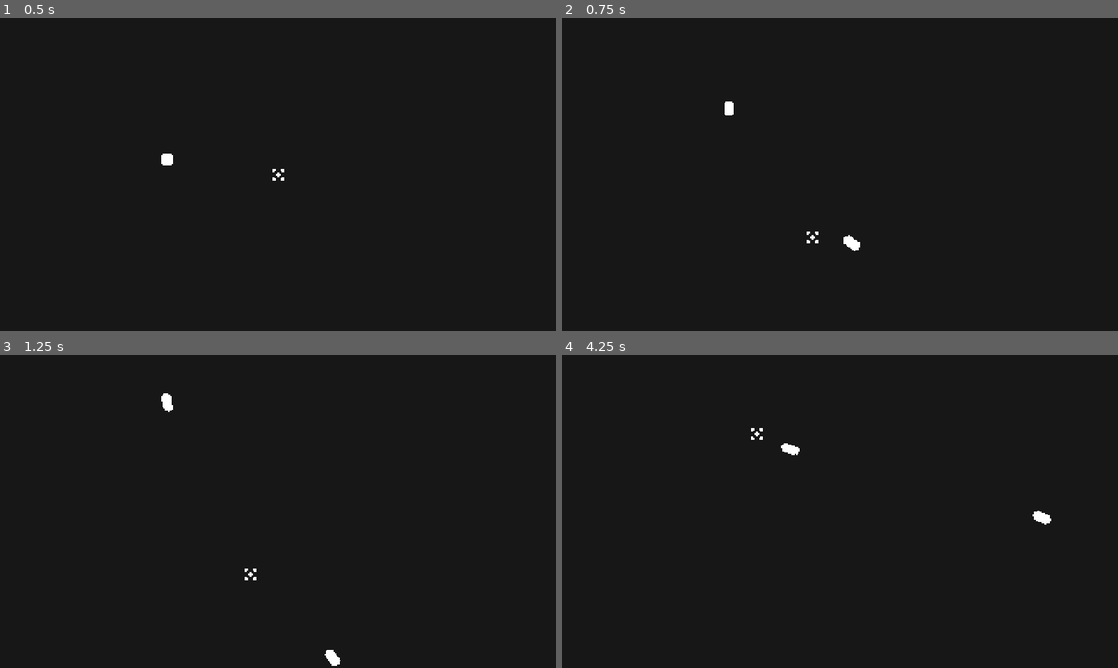
Above: before the commit, frames 1-4 (two rows, left to right).
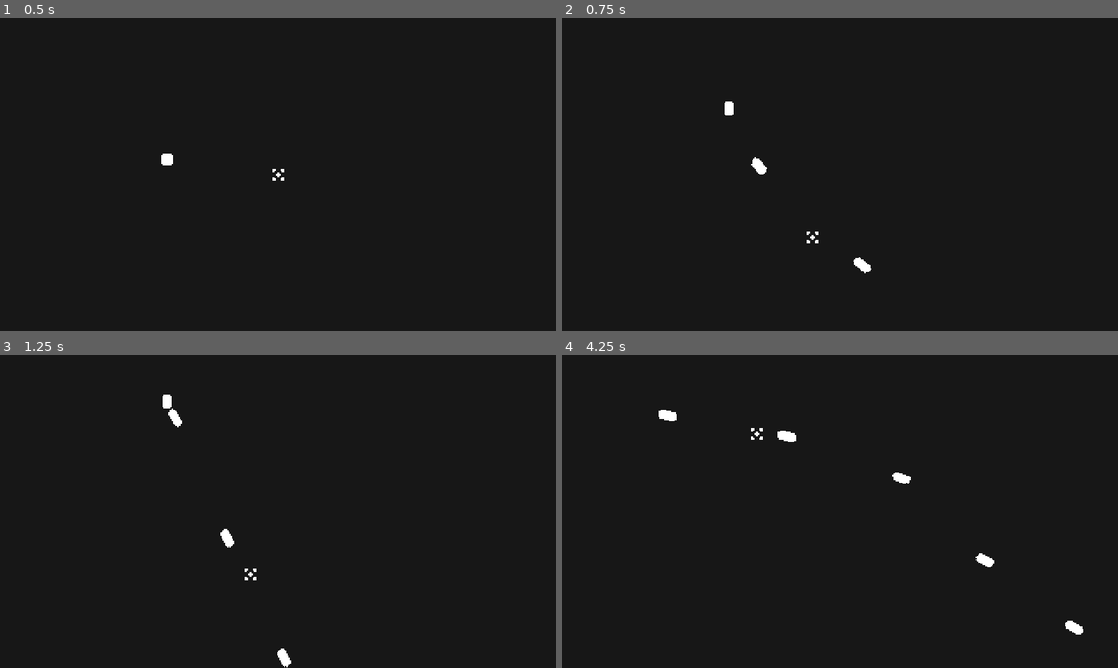
Above: after the commit, the same moments.

Repository: deltea/brj-exchange
Game: Godot game, scene res://game.tscn
Same seed, same stepped clock (60 frames per second), same inputs: the game is played once before the commit and once after it.
Inputs (mouse positions are in pixels of both pictures, inside the frame that each line leads up to):
- Up to frame 1 (0.5 s): no input
- Up to frame 2 (0.75 s): tap Enter at 0.5 s; move the mouse to (812, 237) at 0.52 s; press the mouse at (812, 237) at 0.53 s; hold W (up) from 0.53 s (still down); tap Space (dash) at 0.6 s
- Up to frame 3 (1.25 s): keep holding W (up)
- Up to frame 4 (4.25 s): move the mouse to (1006, 558) at 1.27 s; release the mouse at (1006, 558) at 1.28 s; click (1006, 558) at 1.35 s; tap Space (dash) at 1.55, 2.1, 3.05, 3.6 s; move the mouse to (673, 464) at 2.02 s; release W (up) at 2.03 s; press the mouse at (673, 464) at 2.03 s; hold A (left) 2.03-3.53 s; move the mouse to (867, 511) at 2.77 s; release the mouse at (867, 511) at 2.78 s; click (867, 511) at 2.85 s; move the mouse to (756, 433) at 3.52 s; press the mouse at (756, 433) at 3.53 s; hold S (down) from 3.53 s (still down)

Frame 1 is identical in both runs. In frame 2, 0.3% of the frame differs, in the area x 34-56%, y 44-82%; in frame 3, 0.4%; in frame 4, 0.6%, in the area x 17-94%, y 17-90%.

Commit message:
💨 dash cooldown

Diff:
--- a/player.gd
+++ b/player.gd
@@ -2,15 +2,16 @@
 class_name Player
 
 @export_category("Movement")
-@export var run_speed = 60
-@export var dash_speed = 300
+@export var run_speed = 60.0
+@export var dash_speed = 300.0
 @export var dash_time = 0.15
+@export var dash_cooldown = 0.5
 
 @export_category("Shooting")
-@export var bullet_speed = 700
-@export var fire_rate = 3.0
-@export var spread = 10
-@export var bullet_size = 1
+@export var bullet_speed = 800.0
+@export var fire_rate = 8.0
+@export var spread = 5.0
+@export var bullet_size = 1.0
 
 @export_category("Animation")
 @export var squash_and_stretch = 0.2
@@ -19,6 +20,7 @@
 
 @onready var sprite := $Sprite
 @onready var dash_timer := $DashTimer
+@onready var dash_cooldown_timer := $DashCooldownTimer
 
 var target_rotation = 0.0
 var target_scale = Vector2.ONE
@@ -30,6 +32,7 @@
 
 func _ready() -> void:
 	dash_timer.wait_time = dash_time
+	dash_cooldown_timer.wait_time = dash_cooldown
 
 func _process(delta: float) -> void:
 	sprite.rotation = lerp_angle(sprite.rotation, target_rotation, turn_speed * delta)
@@ -38,8 +41,9 @@
 func _physics_process(_delta: float) -> void:
 	var input = Input.get_vector("left", "right", "up", "down")
 
-	if Input.is_action_just_pressed("dash"):
+	if Input.is_action_just_pressed("dash") and can_dash():
 		dash_timer.start()
+		dash_cooldown_timer.start()
 
 	if input:
 		target_scale = Vector2.ONE + Vector2(squash_and_stretch, -squash_and_stretch)
@@ -69,3 +73,6 @@
 
 func is_dashing() -> bool:
 	return not dash_timer.is_stopped()
+
+func can_dash():
+	return dash_cooldown_timer.is_stopped()
--- a/player.tscn
+++ b/player.tscn
@@ -38,7 +38,6 @@
 shape = SubResource("RectangleShape2D_tomiw")
 
 [node name="DashTimer" type="Timer" parent="."]
-wait_time = 0.5
 one_shot = true
 
 [node name="DashParticles" type="GPUParticles2D" parent="."]
@@ -48,3 +47,6 @@
 texture = ExtResource("3_snqyy")
 one_shot = true
 explosiveness = 1.0
+
+[node name="DashCooldownTimer" type="Timer" parent="."]
+one_shot = true
